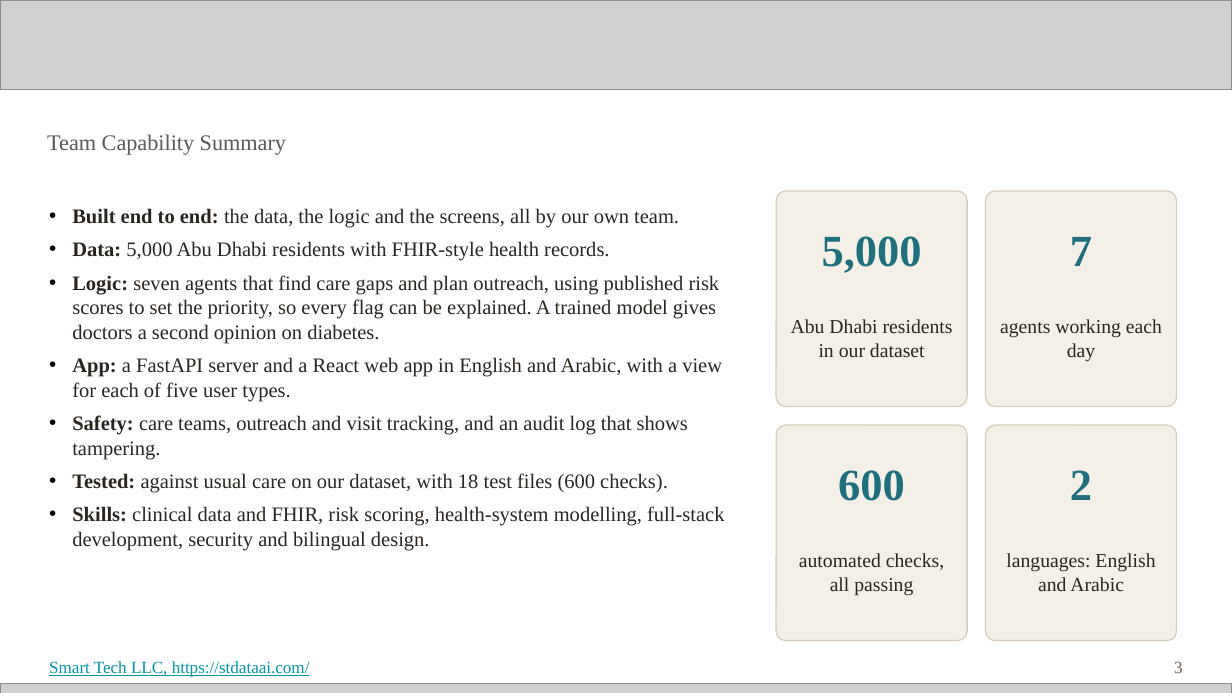
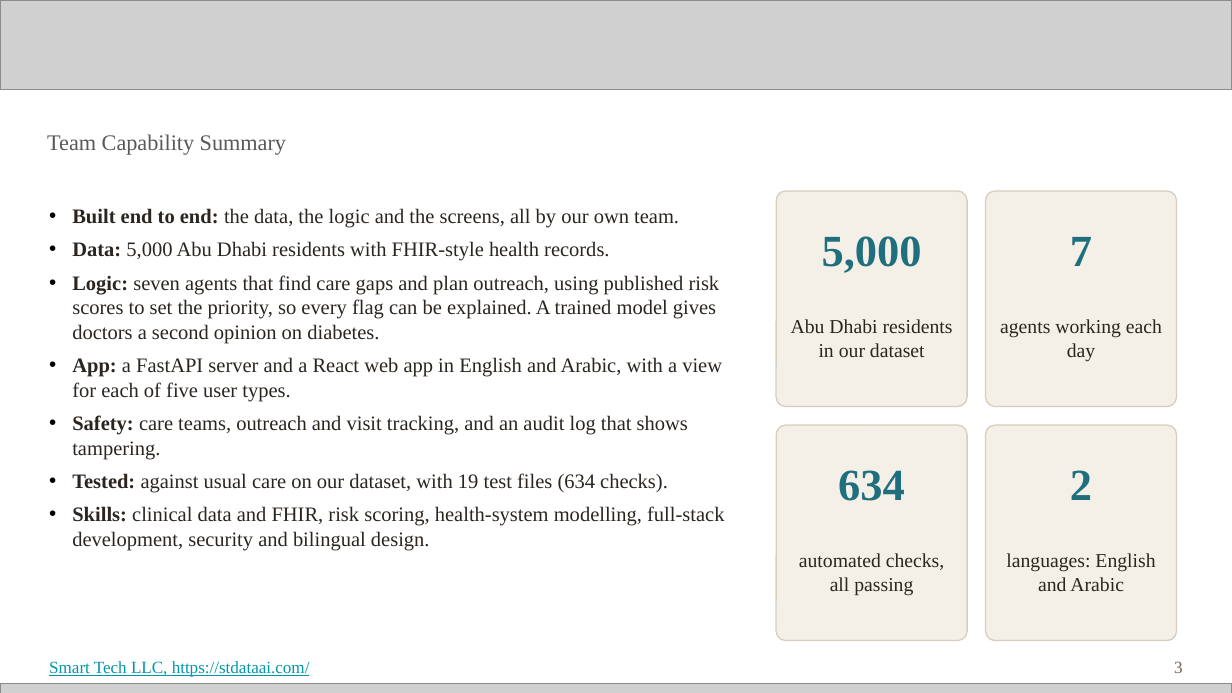
Before and after one commit to Smarttechk/Hack2Skill_Precision-Prevention, a slide deck: slide 3 of docs/Submission_Deck.pptx. Drawn at 1232x693 pixels with LibreOffice and Linux fonts; fonts in the diff are those of the drawing; grey boxes stand for pictures. Boxes give left, top, right and bottom in pixels: in the first picture for what was removed or moved away, otherwise in the second. Text is boxed around its words. In the diff, an @@ line names an element or a change of style, - is before the commit and + after.

```diff
--- a/docs/Submission_Deck.pptx
+++ b/docs/Submission_Deck.pptx
@@ text at (72,473,668,493): text changed @@
-• Tested: against usual care on our dataset, with 18 test files (600 checks).
+• Tested: against usual care on our dataset, with 19 test files (634 checks).
@@ text at (838,470,905,501): text changed @@
-600
+634
```
Also in this commit, not shown: 1 other slide changed, 19 other files.
